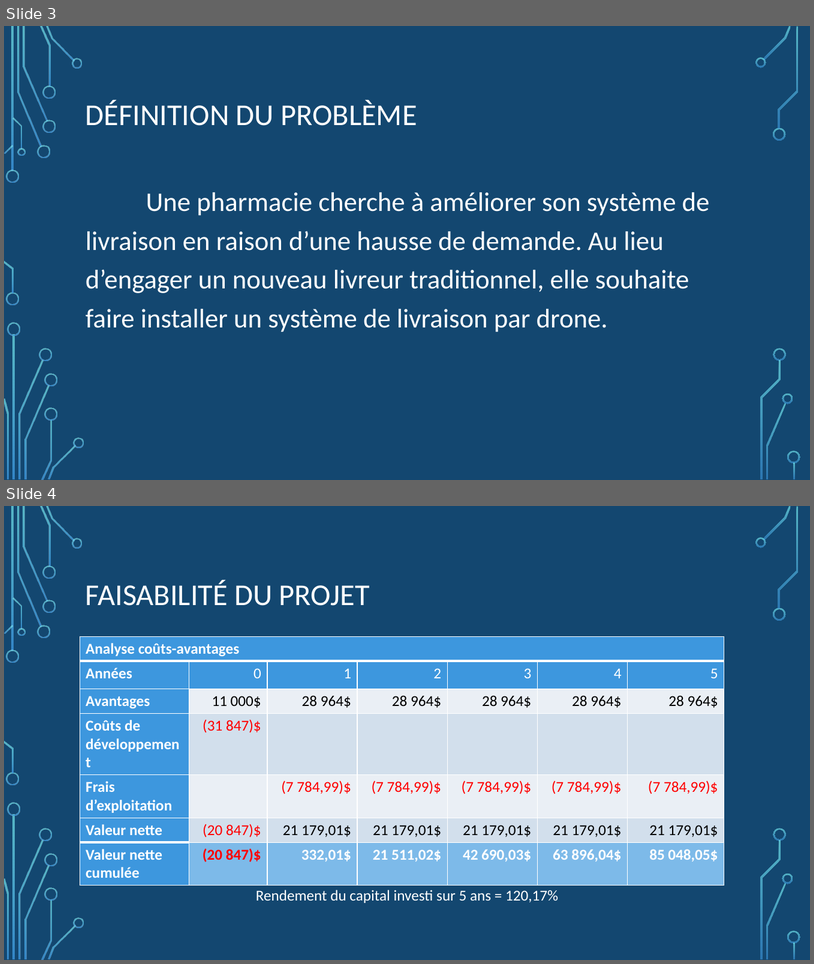
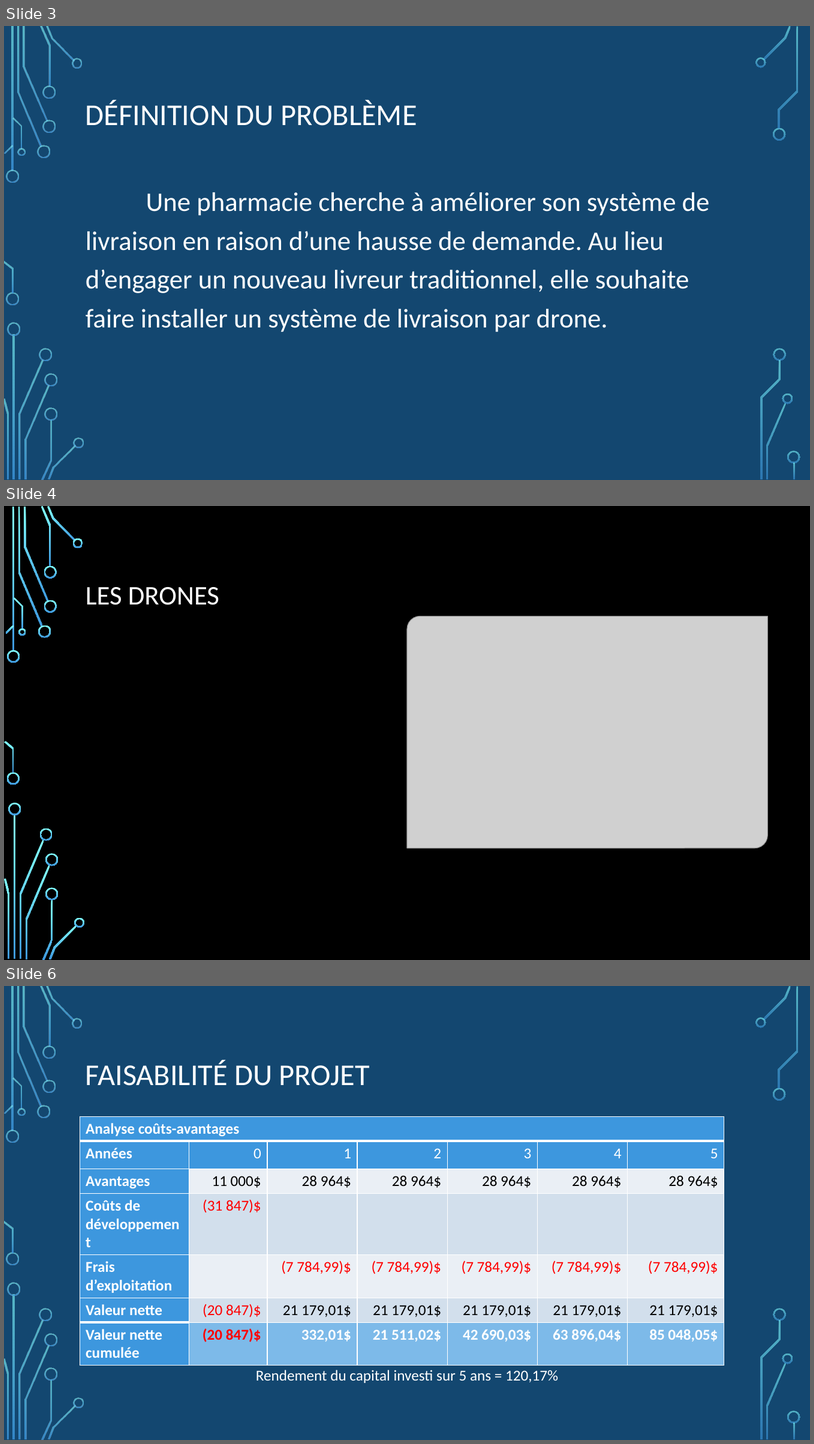
Before and after one commit to annie2695/UML_TPfinal, a slide deck: SLAP.pptx. Shown one above the other, each under a label of ours: slides 3 and 4 before the commit, slides 3, 4 and 6 after it; the slides between them are not shown. The pictures are 814x964 and 814x1444 pixels, drawn with LibreOffice and Linux fonts; fonts in the diff are those of the drawing; grey boxes stand for pictures; background and template pictures are left out. Boxes give left, top, right and bottom in pixels: in the first picture for what was removed or moved away, otherwise in the second. Text is boxed around its words. In the diff, an @@ line names an element or a change of style, - is before the commit and + after.

```diff
--- a/SLAP.pptx
+++ b/SLAP.pptx
@@ slide 4 added at (x1=4, y1=506, x2=810, y2=960), background picture (left out); not listed: 17 template elements that a slide beside it also shows @@
@@ rectangle added at (x1=4, y1=506, x2=810, y2=960), fill #000000 @@
@@ title added at (x1=86, y1=587, x2=219, y2=605), 32 pt, text #FFFFFF @@
+LES DRONES
@@ picture added at (x1=408, y1=616, x2=768, y2=848) @@
@@ group added at (x1=4, y1=506, x2=84, y2=960): 24 freeform shapes, 2 rectangles @@
@@ what was slide 4 is now slide 6 @@
```
Also in this commit, not shown: 1 other slide added.
